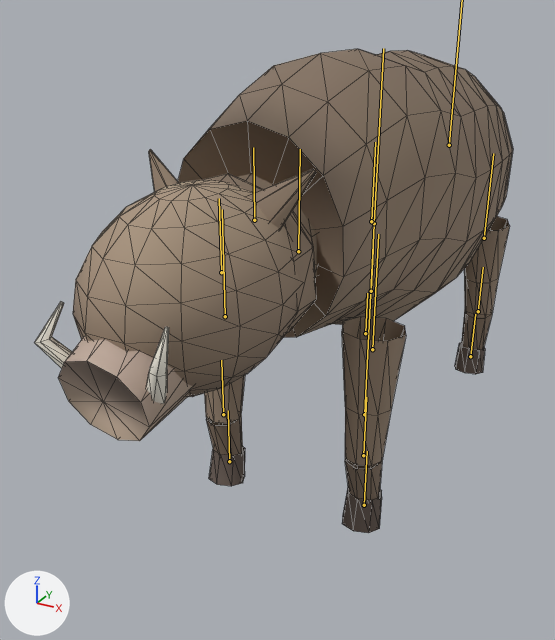
What one commit did to the glTF model erandel/assets/game/erelian/cre_erelian_thornback-boar.glb.
The view is the same before and after, from a 50 mm camera at (0.726, 6.756, -4.101) aimed at (-0.136, 8.323, -4.885). The lights are fixed; the arrows at lower left show +X, +Y and +Z. The picture after the commit comes second. The bones that bend it are drawn over the model as lines. Mesh edges are drawn as thin lines.

In view in the first picture: 'body', 'dark', 'light'.
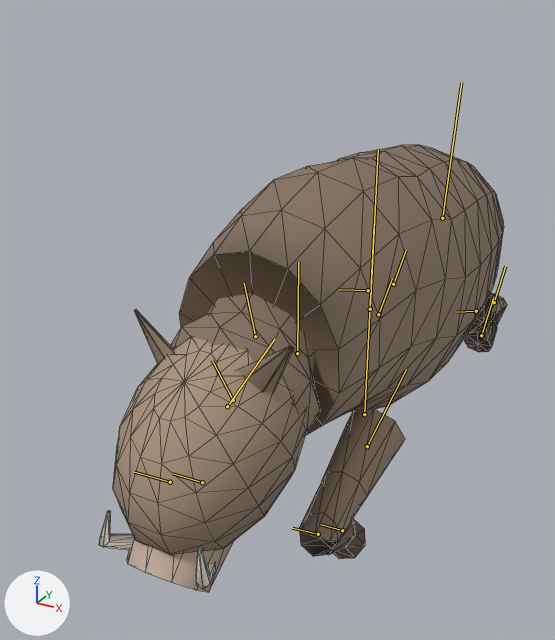
The newer file adds an action. The first version stands in its rest pose; the second is drawn at frame 72 of the action 'rest'.

What differs and where, as boxes (x1, y1, x2, y2) in the pictures (555 x 640 px):
'body', posed (13% narrower)
    before: (58, 49, 513, 500)
    after: (113, 144, 507, 592)
'dark', posed (mostly hidden)
    before: (209, 343, 485, 533)
    after: (331, 318, 497, 559)
'light', posed (14% narrower, 23% shorter)
    before: (34, 302, 169, 404)
    after: (99, 511, 215, 589)
bone 'body', root to tip
    before: (374, 223) to (383, 48)
    after: (370, 309) to (378, 150)
bone 'neck', root to tip
    before: (254, 220) to (253, 147)
    after: (255, 336) to (244, 283)
bone 'head', root to tip
    before: (221, 272) to (219, 198)
    after: (233, 400) to (212, 360)
bone 'legFL', root to tip
    before: (372, 349) to (378, 234)
    after: (367, 446) to (406, 369)
bone 'shinFL', root to tip
    before: (363, 455) to (366, 397)
    after: (318, 534) to (292, 528)
bone 'legFR', root to tip
    before: (225, 316) to (222, 209)
    after: (227, 406) to (275, 338)
bone 'shinFR', root to tip
    before: (223, 414) to (221, 360)
    after: (170, 482) to (134, 472)
bone 'legBL', root to tip
    before: (484, 238) to (493, 153)
    after: (476, 311) to (456, 312)
bone 'shinBL', root to tip
    before: (478, 311) to (483, 267)
    after: (494, 302) to (505, 266)
bone 'legBR', root to tip
    before: (371, 221) to (375, 142)
    after: (368, 290) to (339, 289)
bone 'shinBR', root to tip
    before: (371, 291) to (373, 249)
    after: (393, 284) to (406, 250)

Diff of the bpy script that builds the scene:
```diff
--- a/erandel/assets/game/erelian/cre_erelian_thornback-boar.glb.py
+++ b/erandel/assets/game/erelian/cre_erelian_thornback-boar.glb.py
@@ bone_body @@
 bone_body = bpy.data.objects['character'].pose.bones['body']  # child of 'root'
-bone_body.location = (0.0, 0.0, 0.0)
+bone_body.location = (0.0, -0.246, 0.0)
@@ bone_neck @@
 bone_neck = bpy.data.objects['character'].pose.bones['neck']  # child of 'chest'
-bone_neck.rotation_quaternion = (1.0, 0.0, 0.0, 0.0)  # degrees (0, 0, 0)
+bone_neck.rotation_quaternion = (0.988, 0.156, 0.0, 0.0)  # degrees (18, 0, 0)
@@ bone_head @@
 bone_head = bpy.data.objects['character'].pose.bones['head']  # child of 'neck'
-bone_head.rotation_quaternion = (1.0, 0.0, 0.0, 0.0)  # degrees (0, 0, 0)
+bone_head.rotation_quaternion = (0.995, 0.105, 0.0, 0.0)  # degrees (12, 0, 0)
@@ bone_legfl @@
 bone_legfl = bpy.data.objects['character'].pose.bones['legFL']  # child of 'chest'
-bone_legfl.rotation_quaternion = (1.0, 0.0, 0.0, 0.0)  # degrees (0, 0, 0)
+bone_legfl.rotation_quaternion = (0.819, -0.574, 0.0, 0.0)  # degrees (-70, 0, 0)
@@ bone_shinfl @@
 bone_shinfl = bpy.data.objects['character'].pose.bones['shinFL']  # child of 'legFL'
-bone_shinfl.rotation_quaternion = (1.0, 0.0, 0.0, 0.0)  # degrees (0, 0, 0)
+bone_shinfl.rotation_quaternion = (0.5, 0.866, 0.0, 0.0)  # degrees (120, 0, 0)
@@ bone_legfr @@
 bone_legfr = bpy.data.objects['character'].pose.bones['legFR']  # child of 'chest'
-bone_legfr.rotation_quaternion = (1.0, 0.0, 0.0, 0.0)  # degrees (0, 0, 0)
+bone_legfr.rotation_quaternion = (0.819, -0.574, 0.0, 0.0)  # degrees (-70, 0, 0)
@@ bone_shinfr @@
 bone_shinfr = bpy.data.objects['character'].pose.bones['shinFR']  # child of 'legFR'
-bone_shinfr.rotation_quaternion = (1.0, 0.0, 0.0, 0.0)  # degrees (0, 0, 0)
+bone_shinfr.rotation_quaternion = (0.5, 0.866, 0.0, 0.0)  # degrees (120, 0, 0)
@@ bone_tail @@
 bone_tail = bpy.data.objects['character'].pose.bones['tail']  # child of 'body'
-bone_tail.rotation_quaternion = (1.0, 0.0, 0.0, 0.0)  # degrees (0, 0, 0)
+bone_tail.rotation_quaternion = (0.996, -0.087, 0.0, 0.0)  # degrees (-10, 0, 0)
@@ bone_legbl @@
 bone_legbl = bpy.data.objects['character'].pose.bones['legBL']  # child of 'body'
-bone_legbl.rotation_quaternion = (1.0, 0.0, 0.0, 0.0)  # degrees (0, 0, 0)
+bone_legbl.rotation_quaternion = (0.819, 0.574, 0.0, 0.0)  # degrees (70, 0, 0)
@@ bone_shinbl @@
 bone_shinbl = bpy.data.objects['character'].pose.bones['shinBL']  # child of 'legBL'
-bone_shinbl.rotation_quaternion = (1.0, 0.0, 0.0, 0.0)  # degrees (0, 0, 0)
+bone_shinbl.rotation_quaternion = (0.5, -0.866, 0.0, 0.0)  # degrees (-120, 0, 0)
@@ bone_legbr @@
 bone_legbr = bpy.data.objects['character'].pose.bones['legBR']  # child of 'body'
-bone_legbr.rotation_quaternion = (1.0, 0.0, 0.0, 0.0)  # degrees (0, 0, 0)
+bone_legbr.rotation_quaternion = (0.819, 0.574, 0.0, 0.0)  # degrees (70, 0, 0)
@@ bone_shinbr @@
 bone_shinbr = bpy.data.objects['character'].pose.bones['shinBR']  # child of 'legBR'
-bone_shinbr.rotation_quaternion = (1.0, 0.0, 0.0, 0.0)  # degrees (0, 0, 0)
+bone_shinbr.rotation_quaternion = (0.5, -0.866, 0.0, 0.0)  # degrees (-120, 0, 0)
```
